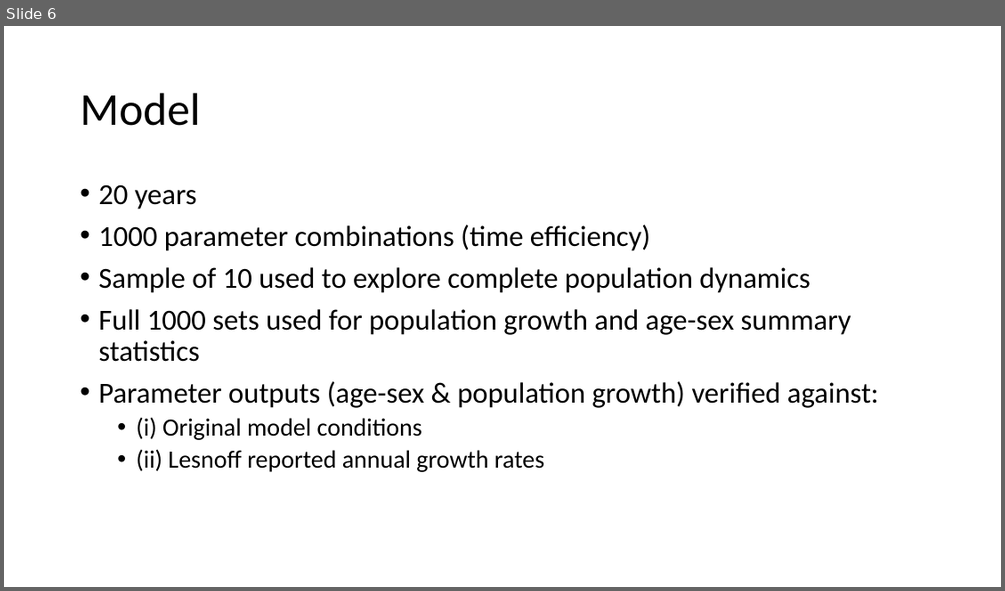
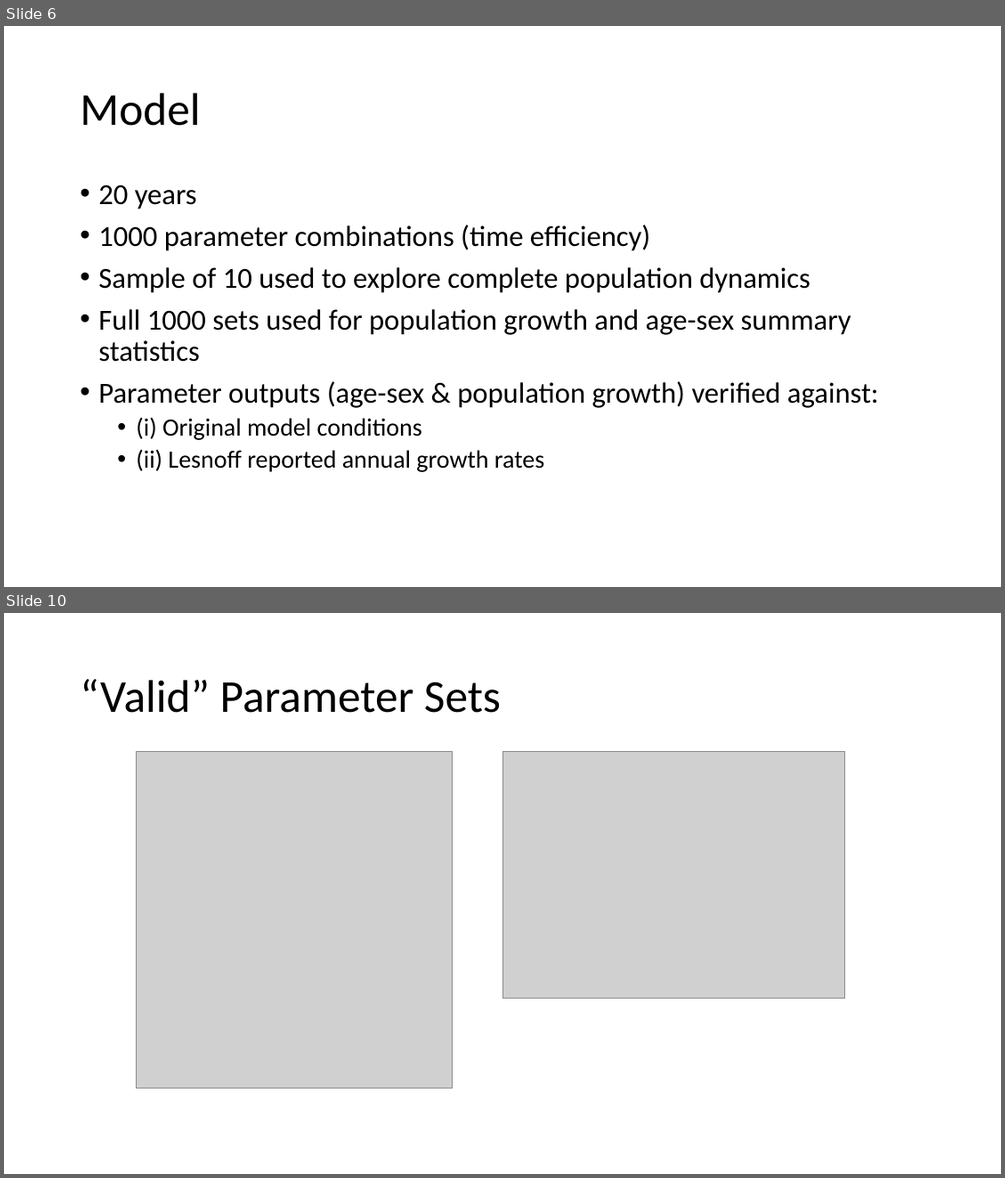
Before and after one commit to BethSavagar/demographic_model_1, a slide deck: presentations/profile-validation/lesnoff.pptx. Shown one above the other, each under a label of ours: slide 6 before the commit, slides 6 and 10 after it; the slides between them are not shown. The pictures are 1005x591 and 1005x1178 pixels, drawn with LibreOffice and Linux fonts; fonts in the diff are those of the drawing; grey boxes stand for pictures. Boxes give left, top, right and bottom in pixels: in the first picture for what was removed or moved away, otherwise in the second. Text is boxed around its words. In the diff, an @@ line names an element or a change of style, - is before the commit and + after.

```diff
--- a/presentations/profile-validation/lesnoff.pptx
+++ b/presentations/profile-validation/lesnoff.pptx
@@ slide 10 added at (4,613,1001,1174), background #FFFFFF @@
@@ title added at (80,679,501,713), 44 pt, text #000000 @@
+“Valid” Parameter Sets
@@ picture added at (136,751,452,1088) @@
@@ picture added at (502,751,845,998) @@
```
Also in this commit, not shown: 5 other slides added, 1 other file.
